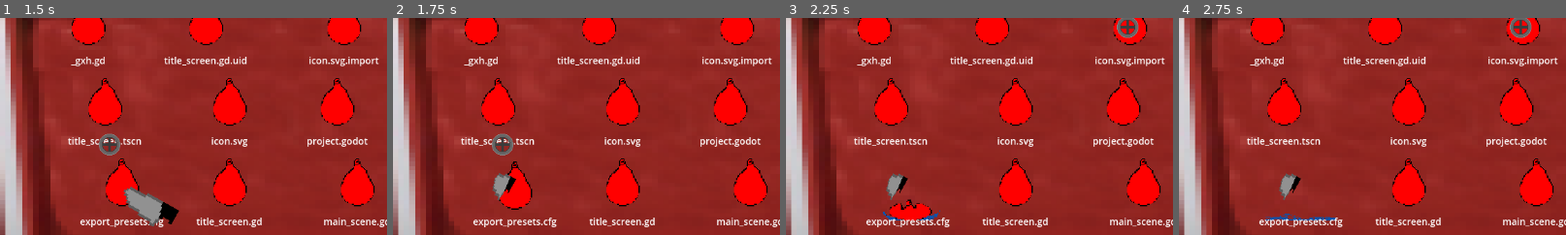
Above: before the commit, frames 1-4 (left to right).
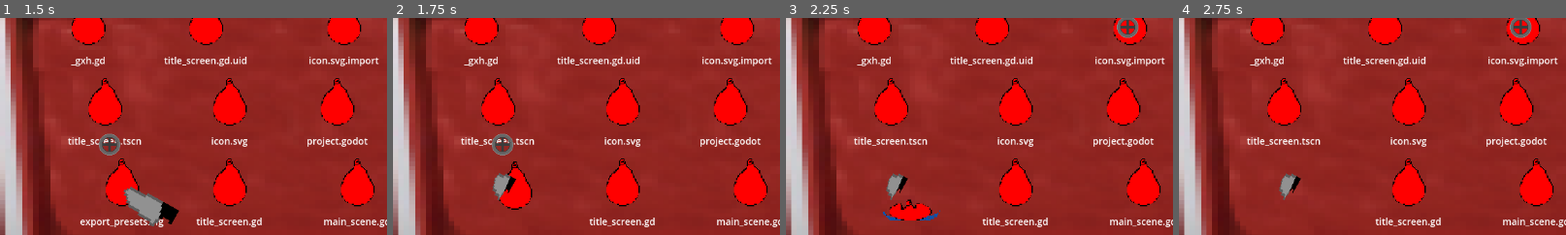
Above: after the commit, the same moments.

Repository: strawberry-p/trashian-roulette
Game: Godot game, scene res://main_scene.tscn
The game is run twice, just before and just after one commit, with the same random seed, the same clock (stepped at 60 frames per second) and the same inputs.
Inputs (mouse positions are % of the whole screen's width and height, from its top left):
- Up to frame 1 (1.5 s): tap Enter at 0.5 s; move the mouse to (72, 45) at 0.52 s; press the mouse at (72, 45) at 0.53 s; tap Space at 1.25 s; move the mouse to (30, 55) at 1.27 s; release the mouse at (30, 55) at 1.28 s; click (30, 55) at 1.35 s
- Up to frame 2 (1.75 s): no input
- Up to frame 3 (2.25 s): move the mouse to (60, 28) at 2.02 s; press the mouse at (60, 28) at 2.03 s
- Up to frame 4 (2.75 s): no input
The pictures show only the part of the screen within x 16-66%, y 26-76%; the shares and areas given below are measured in that part.

Frame 1 is identical in both runs. In frame 2, 0.4% of the frame differs, in the area x 20-43%, y 91-97%; in frame 3, 0.4%; in frame 4, 0.7%, in the area x 20-43%, y 90-97%.

Commit message:
Add the ability to automatically respawn balloons

Diff:
--- a/scripts/balloon.gd
+++ b/scripts/balloon.gd
@@ -2,22 +2,33 @@
 
 var active = true
 var filepath: String
+var i = 0
 
 func _ready() -> void:
 	pass
 
-func init(pos: Vector2, label: String):
+func init(pos: Vector2, label: String, ii):
 	position = pos
 	filepath = label
 	$Label.text = label.split("/")[len(label.split("/"))-1]
+	i = ii
+
+func hidee():
+	hide()
 
 func _physics_process(delta: float) -> void:
 	if !active:
 		return
 	for coll in get_colliding_bodies():
 		if coll && coll.is_in_group("knife"):
+			coll.collided()
 			$AudioStreamPlayer2D.pitch_scale = randf() * 0.7 + 0.7
 			$AudioStreamPlayer2D.playing = true
 			$AnimatedSprite2D.play("pop")
 			active = false
+			$"../Spawner".positions.append(i)
+			$"../Spawner".last_knife = $"../Spawner".knife
+			$"../Spawner".knife = coll
+			$Label.hide()
+			$AnimatedSprite2D.animation_finished.connect(hidee)
 			#DirAccess.remove_absolute(filepath)
--- a/scripts/balloon_spawner.gd
+++ b/scripts/balloon_spawner.gd
@@ -5,10 +5,14 @@
 @export var points: PackedVector2Array
 @export var knifeSpawnPoint: Vector2
 
+var positions = []
+
 var canShoot = true
 var power = 0.0;
 var raw_power = 0.0;
 var power_dir = false
+
+var fileIndex = 8
 
 func calculate_score(dir: String, filename: String) -> int:
 	if dir.contains("tmp") || dir.contains("Downloads") || dir.contains("Trash") || dir.contains("cache"):
@@ -66,12 +70,15 @@
 	assert(points.size() <= files.size())
 	for i in range(points.size()):
 		var balloon = balloonObject.instantiate()
-		balloon.init(position + points[i], files[i])
+		balloon.init(position + points[i], files[i], i)
 		files.erase(i)
 		add_sibling.call_deferred(balloon)
 
 func recharge() -> void:
 	canShoot = true
+
+var knife: Node2D
+var last_knife: Node2D
 
 func _process(delta: float) -> void:
 	if !canShoot:
@@ -102,3 +109,13 @@
 		add_sibling(inst)
 		power = 0
 		$"../leMove/".position.y = 339 - 512.0 * power
+	if len(positions) > 1:
+		for i in positions:
+			if fileIndex < len(files):
+				last_knife.hide()
+				var balloon = balloonObject.instantiate()
+				balloon.init(position + points[i], files[fileIndex], i)
+				fileIndex += 1
+				files.erase(i)
+				add_sibling.call_deferred(balloon)
+			positions.erase(i)
--- a/scripts/knife.gd
+++ b/scripts/knife.gd
@@ -8,7 +8,6 @@
 var onStop: Callable
 var stopped = false
 var moved = false
-var collided = false
 
 func init(pos: Vector2, towards: Vector2, doOnStop: Callable) -> void:
 	position = pos
@@ -44,7 +43,11 @@
 	if scale.x > 0.2:
 		scale.x -= 0.03
 func _process(delta: float) -> void:
-	if len(get_colliding_bodies()) < 1 and moved and global_position.distance_squared_to(dir) < 4.0 and not collided:
+	if len(get_colliding_bodies()) < 1 and moved and global_position.distance_squared_to(dir) < 4.0:
 			moved = false
 			$AudioStreamPlayer2D.pitch_scale = randf() * 2
+			$AudioStreamPlayer2D.seek(0)
 			$AudioStreamPlayer2D.playing = true
+
+func collided():
+	$AudioStreamPlayer2D.playing = false
